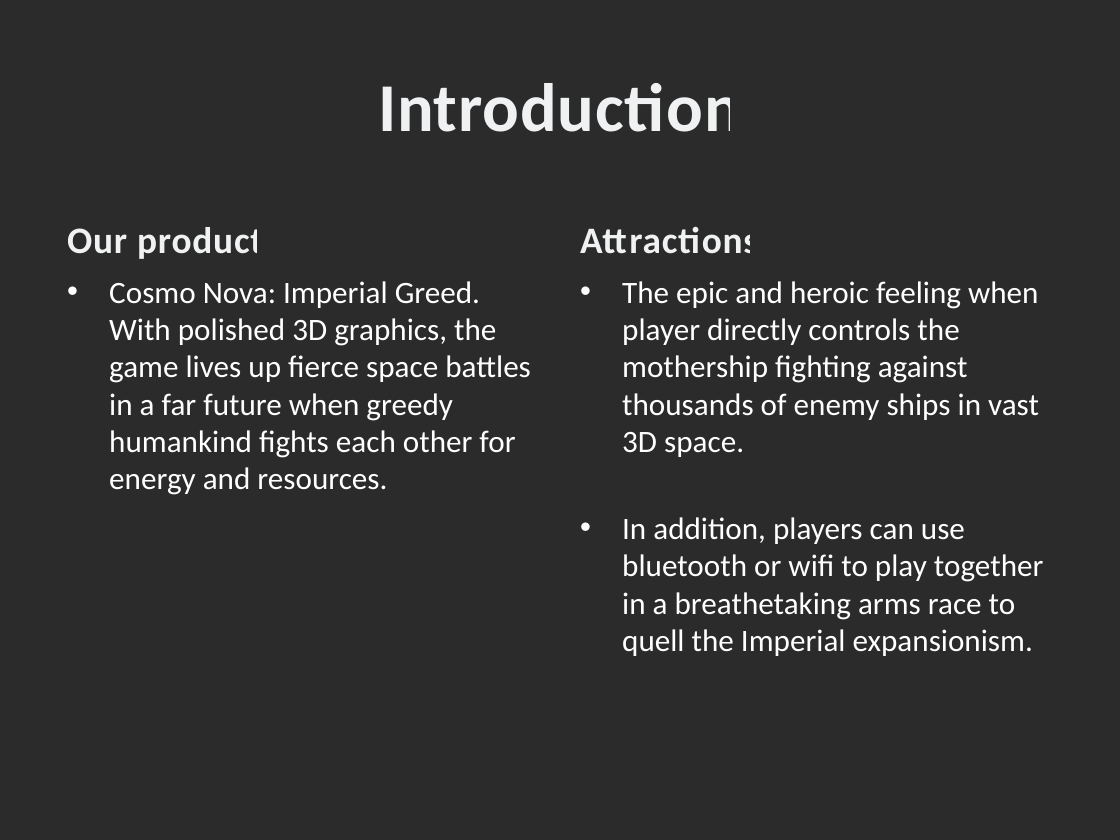
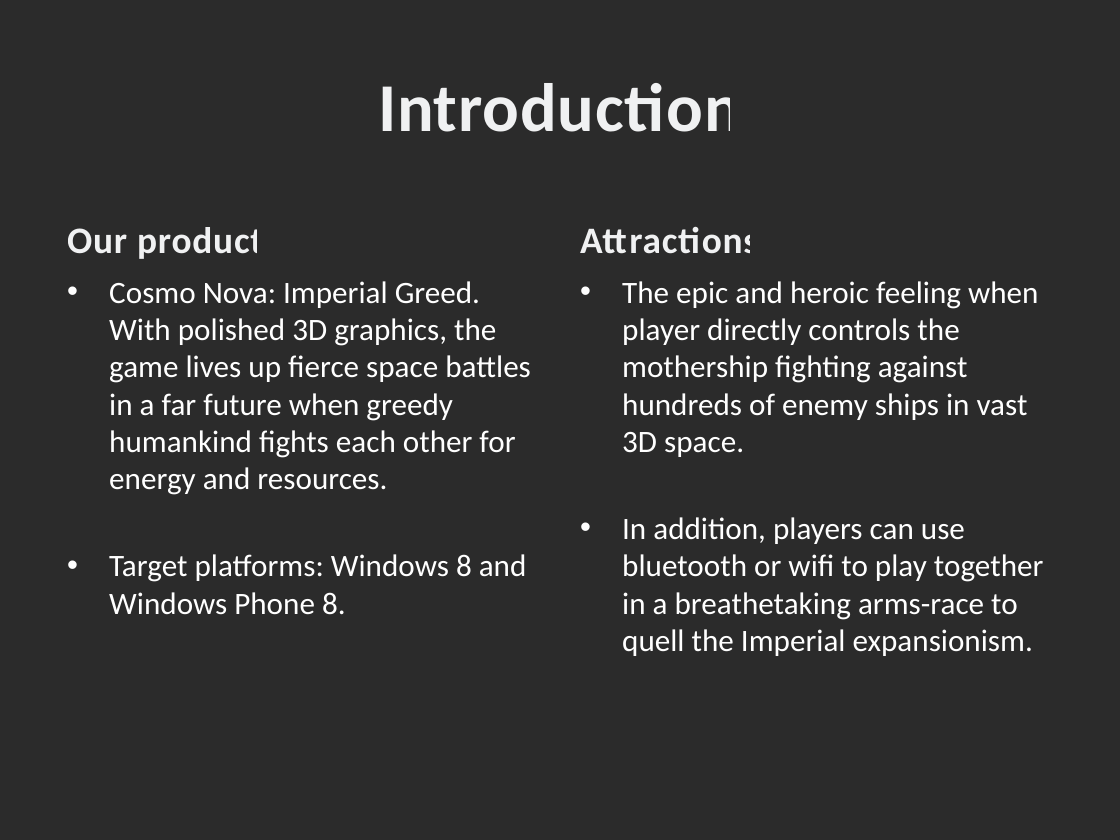
Before and after one commit to ntchung/cosmonova, a slide deck: slide 2 of Docs/GDD.pptx. Drawn at 1120x840 pixels with LibreOffice and Linux fonts; fonts in the diff are those of the drawing; background and template pictures are left out; a plain dark background stands for a picture behind light text. Boxes give left, top, right and bottom in pixels: in the first picture for what was removed or moved away, otherwise in the second. Text is boxed around its words. In the diff, an @@ line names an element or a change of style, - is before the commit and + after.

```diff
--- a/Docs/GDD.pptx
+++ b/Docs/GDD.pptx
@@ text at <box>622,281,1043,656</box>: text changed @@
-• The epic and heroic feeling when player directly controls the mothership fighting against thousands of enemy ships in vast 3D space.
-• In addition, players can use bluetooth or wifi to play together in a breathetaking arms race to quell the Imperial expansionism.
+• The epic and heroic feeling when player directly controls the mothership fighting against hundreds of enemy ships in vast 3D space.
+• In addition, players can use bluetooth or wifi to play together in a breathetaking arms-race to quell the Imperial expansionism.
@@ text at <box>109,554,527,615</box>: paragraph added @@
+• Target platforms: Windows 8 and Windows Phone 8.
```
Also in this commit, not shown: 1 other slide changed, 8 slides added, 40 other files.
